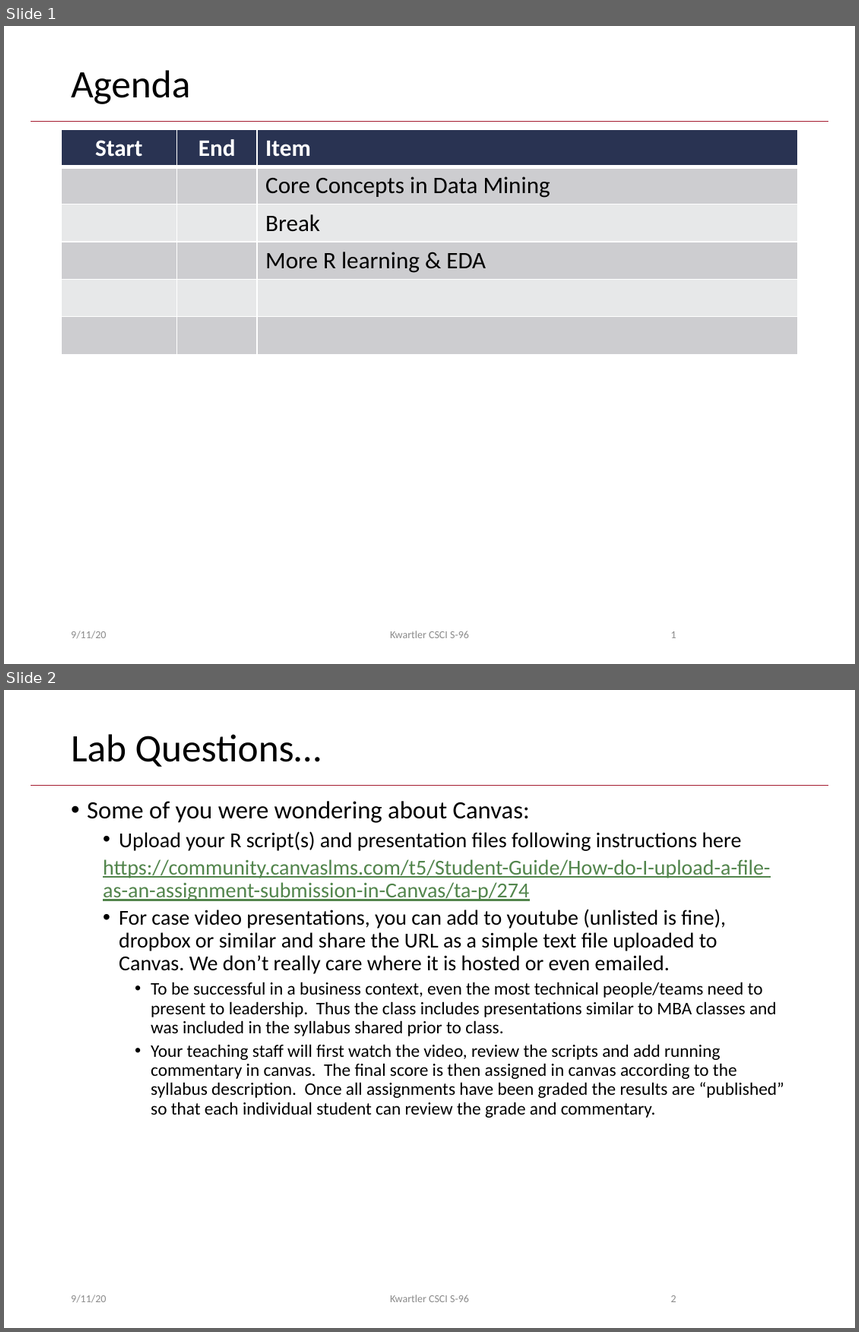
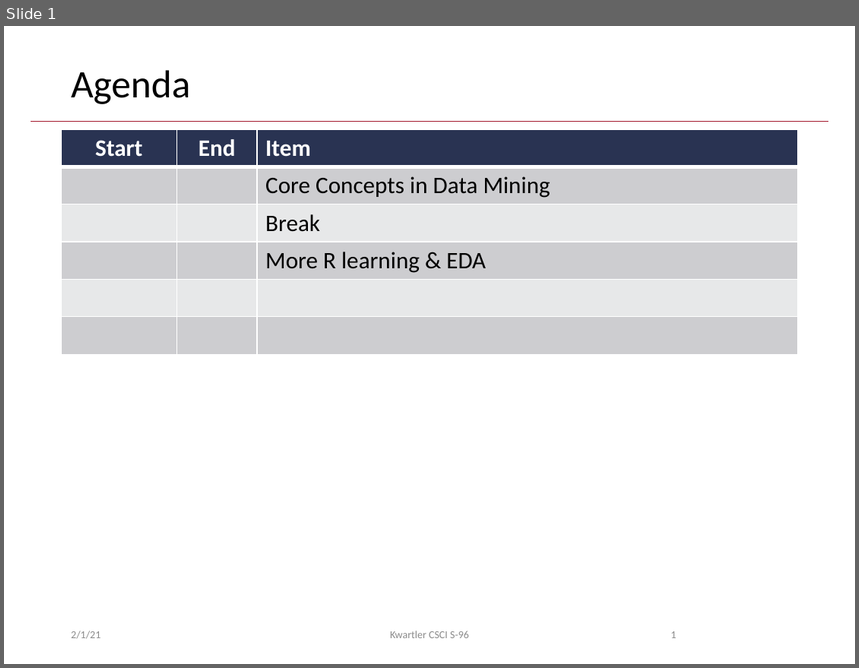
Before and after one commit to kwartler/Harvard_DataMining_Business_Student, a slide deck: Lessons/B_IntroToDM_EDA/IntroToDM_EDA.pptx. Shown one above the other, each under a label of ours: slides 1 and 2 before the commit, slide 1 after it. The pictures are 859x1332 and 859x668 pixels, drawn with LibreOffice and Linux fonts; fonts in the diff are those of the drawing; background and template pictures are left out. Boxes give left, top, right and bottom in pixels: in the first picture for what was removed or moved away, otherwise in the second. Text is boxed around its words. In the diff, an @@ line names an element or a change of style, - is before the commit and + after.

```diff
--- a/Lessons/B_IntroToDM_EDA/IntroToDM_EDA.pptx
+++ b/Lessons/B_IntroToDM_EDA/IntroToDM_EDA.pptx
@@ slide 2 removed at bbox=[4, 690, 855, 1328], background #FFFFFF; not listed: 1 template element that a slide beside it also shows @@
@@ title removed at bbox=[71, 734, 322, 767] @@
-Lab Questions…
@@ text removed at bbox=[87, 801, 785, 1118] @@
-• Some of you were wondering about Canvas:
-  • Upload your R script(s) and presentation files following instructions here
-  https://community.canvaslms.com/t5/Student-Guide/How-do-I-upload-a-file-as-an-assignment-submission-in-Canvas/ta-p/274
-  • For case video presentations, you can add to youtube (unlisted is fine), dropbox or similar and share the URL as a simple text file uploaded to Canvas. We don’t really care where it is hosted or even emailed.
-    • To be successful in a business context, even the most technical people/teams need to present to leadership. Thus the class includes presentations similar to MBA classes and was included in the syllabus shared prior to class.
-    • Your teaching staff will first watch the video, review the scripts and add running commentary in canvas. The final score is then assigned in canvas according to the syllabus description. Once all assignments have been graded the results are “published” so that each individual student can review the grade and commentary.
@@ text removed at bbox=[71, 1295, 106, 1303] @@
-9/11/20
@@ text removed at bbox=[390, 1295, 469, 1303] @@
-Kwartler CSCI S-96
@@ page number removed at bbox=[671, 1296, 677, 1303] @@
-2
@@ slide 1 changed as well @@
@@ text at bbox=[71, 631, 101, 639]: text changed @@
-9/11/20
+2/1/21
```
Also in this commit, not shown: 55 other slides changed, 1 other slide removed, 1 other file.
